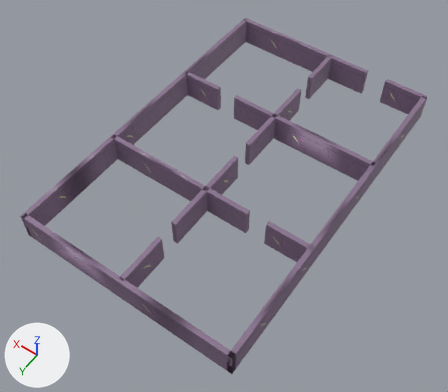
The FBX model Playfield/Walls.fbx, before and after one commit.
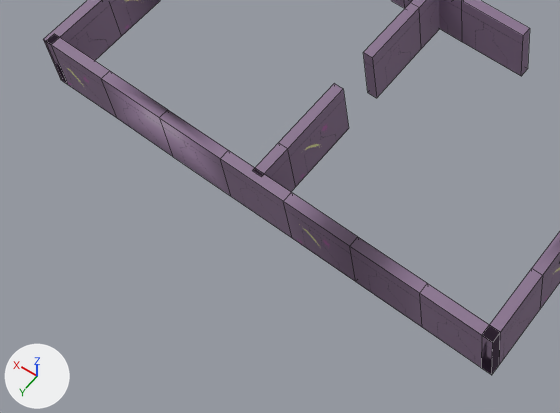
Old and new are each drawn whole from a 50 mm camera at (-14.9, 22.8, 31.9) aimed at (-0.2, 2.2, -0.4) and again close up on the part from 0% to 59% of the width and 50% to 100% of the height. The axes (+X, +Y, +Z) are drawn at lower left. The lights are the same throughout. The close-ups show mesh edges as thin lines. Where no turn or scale is listed for an object, it has been applied to the vertices. Vertices at the same position are counted once.

In view in the first close-up: 'Walls'.
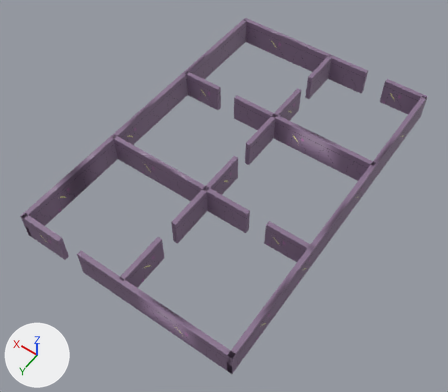
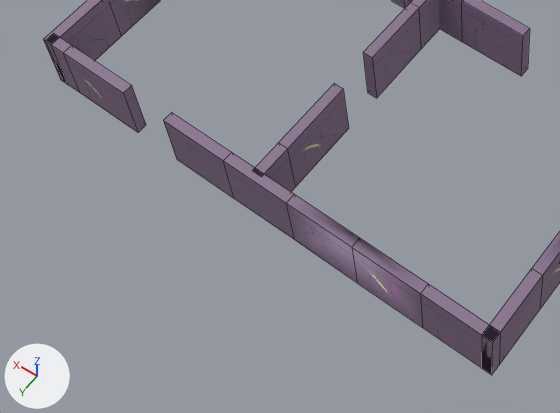
Commit message: Updated walls

Patch to the scene script:
```diff
--- a/Playfield/Walls.fbx.py
+++ b/Playfield/Walls.fbx.py
@@ me_mesh @@
 # used by ob_walls; location = (0.0, 0.18, 0.0)
 # verts and faces of me_mesh; kept vertices keep their numbers, new ones are numbered from 290
 # before: 188 (-7.7, 11.9, 0.0) at pixel (491, 375), 189 (-7.7, 11.9, 2.0) at pixel (492, 342), 260 (-7.7, 11.5, 0.0) at pixel (499, 365), 261 (-7.7, 11.5, 2.0) at pixel (500, 332)
-me_mesh.from_pydata(...)  # 290 vertices, 208 faces; spans x -7.7..7.7, y -11.9..11.9, z 0.0..2.0
+me_mesh.from_pydata(...)  # 294 vertices, 208 faces; spans x -7.7..7.7, y -11.9..11.9, z 0.0..2.0
+# me_mesh part 1
+delete_faces([(188, 260, 261, 189)])
+# me_mesh part 2
+# 4 vertices are removed from x 3.2, y 11.5..11.9, z 0.0..2.0
+# 8 faces are deleted
+# 4 vertices in x 1.0, y 11.5..11.9, z 0.0..2.0 move by (-0.1, 0.0, 0.0)
+# 4 vertices in x 5.4, y 11.5..11.9, z 0.0..2.0 move by (1.5, 0.0, 0.0)
+# 4 vertices move within x -1.2, y 11.5..11.9, z 0.0..2.0
+# 8 vertices are added at x 3.1..4.6, y 11.5..11.9, z 0.0..2.0
+# 5 new faces join them, mat_muur_texture_shd (picture img_txt_muur_texture_2_png)
+# 4 new faces join them, mat_muur_texture_2_shd (picture img_txt_muur_texture_png)
+# me_mesh part 3: 3 faces spanning x -5.5..-3.4, y 11.5..11.9, z 0.0..2.0 switch from mat_muur_texture_shd (picture img_txt_muur_texture_2_png) to mat_muur_texture_2_shd (picture img_txt_muur_texture_png)
+# me_mesh part 4: 6 faces spanning x -3.4..7.6, y 11.5..11.9, z 0.0..2.0 switch from mat_muur_texture_2_shd (picture img_txt_muur_texture_png) to mat_muur_texture_shd (picture img_txt_muur_texture_2_png)
```

Pixel boxes (x1, y1, x2, y2) of what changed, in the close-ups (560 x 413 px; the box of a moved part takes in the faces that stretch with it):
part 1 of me_mesh, deleted: before (492, 333, 500, 374)
part 2 of me_mesh, moved or reshaped: before (102, 71, 292, 238); after (63, 45, 294, 239)
part 3 of me_mesh, recoloured: (352, 238, 427, 327) in both
part 4 of me_mesh, recoloured: (286, 194, 358, 282) in both
